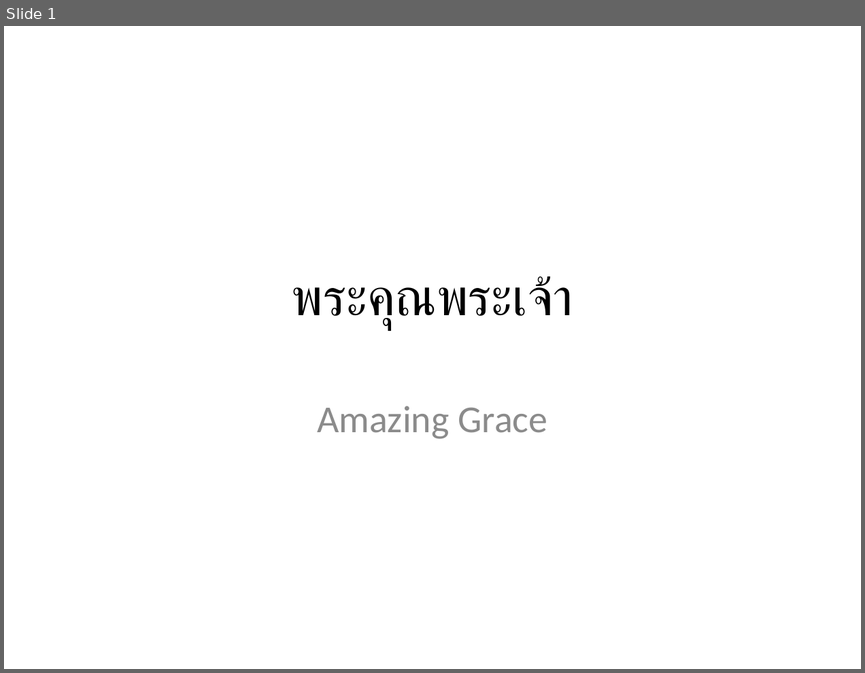
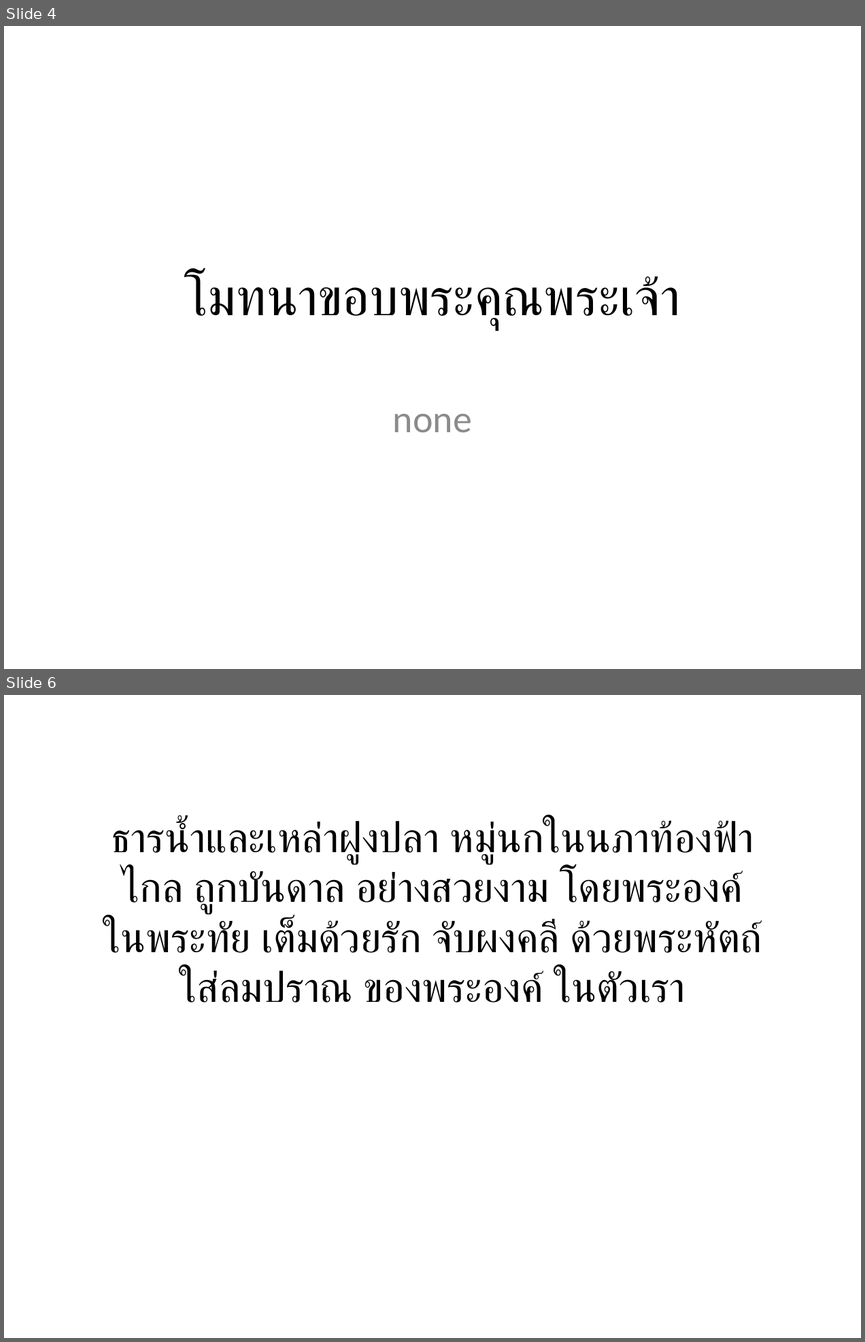
Before and after one commit to mightmay/songpptcreator, a slide deck: finishedppt/WorshipSongs.pptx. Shown one above the other, each under a label of ours: slide 1 before the commit, slides 4 and 6 after it; the slides between them are not shown. The pictures are 865x673 and 865x1342 pixels, drawn with LibreOffice and Linux fonts; fonts in the diff are those of the drawing. Boxes give left, top, right and bottom in pixels: in the first picture for what was removed or moved away, otherwise in the second. Text is boxed around its words. In the diff, an @@ line names an element or a change of style, - is before the commit and + after.

```diff
--- a/finishedppt/WorshipSongs.pptx
+++ b/finishedppt/WorshipSongs.pptx
@@ slide 6 added at <box>4,695,861,1338</box>, background #FFFFFF @@
@@ text added at <box>103,819,763,1002</box>, 35 pt, text #000000 @@
+ธารน้ำและเหล่าฝูงปลา หมู่นกในนภาท้องฟ้าไกล ถูกบันดาล อย่างสวยงาม โดยพระองค์ ในพระทัย เต็มด้วยรัก จับผงคลี ด้วยพระหัตถ์ ใส่ลมปราณ ของพระองค์ ในตัวเรา
@@ what was slide 1 is now slide 4 @@
@@ slide 4 changed as well @@
@@ title at <box>184,274,680,329</box>: text changed @@
-พระคุณพระเจ้า
+โมทนาขอบพระคุณพระเจ้า
@@ subtitle at <box>393,414,472,433</box>: text changed @@
-Amazing Grace
+none
```
Also in this commit, not shown: 14 other slides added, 12 slides removed, 4 other files.
